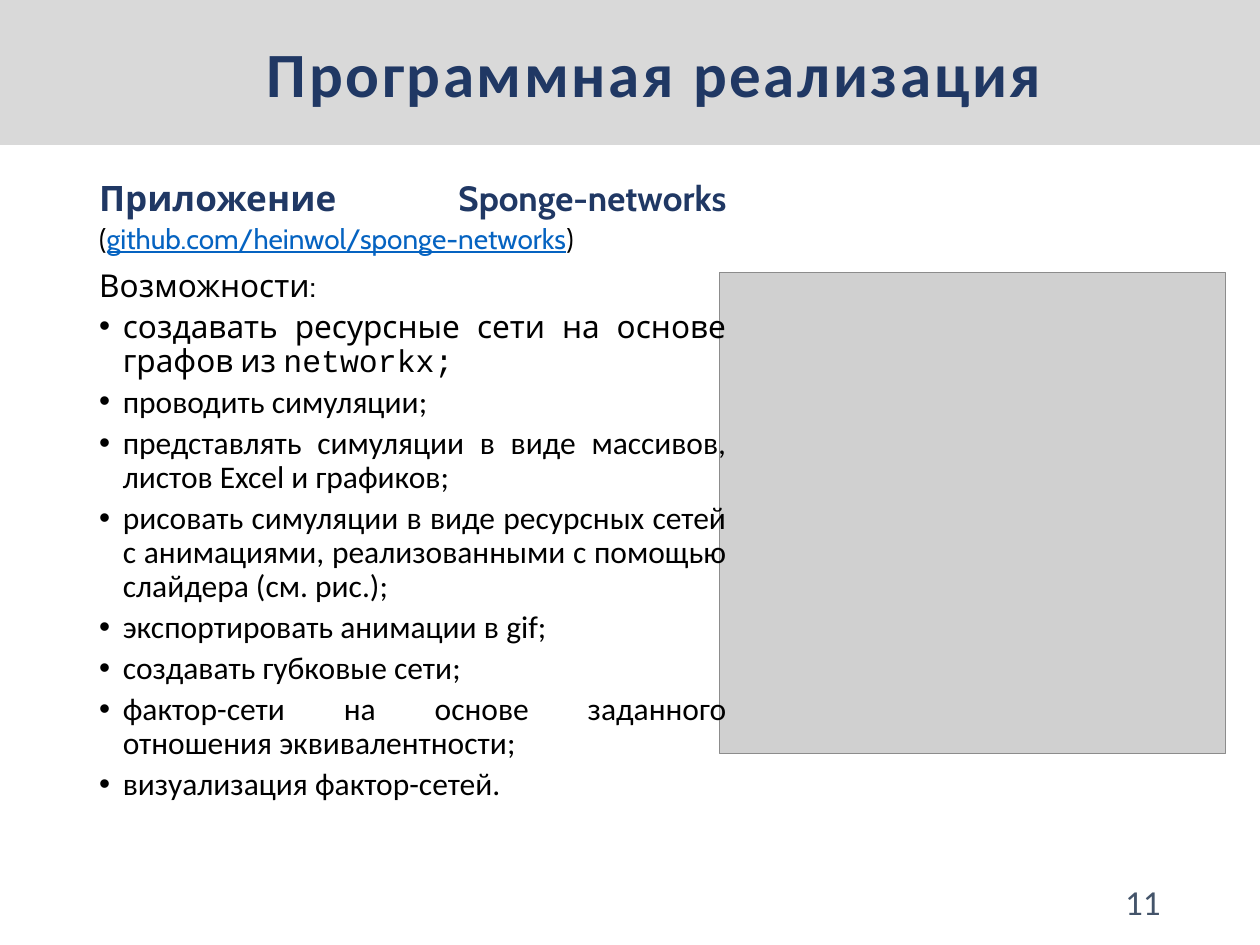
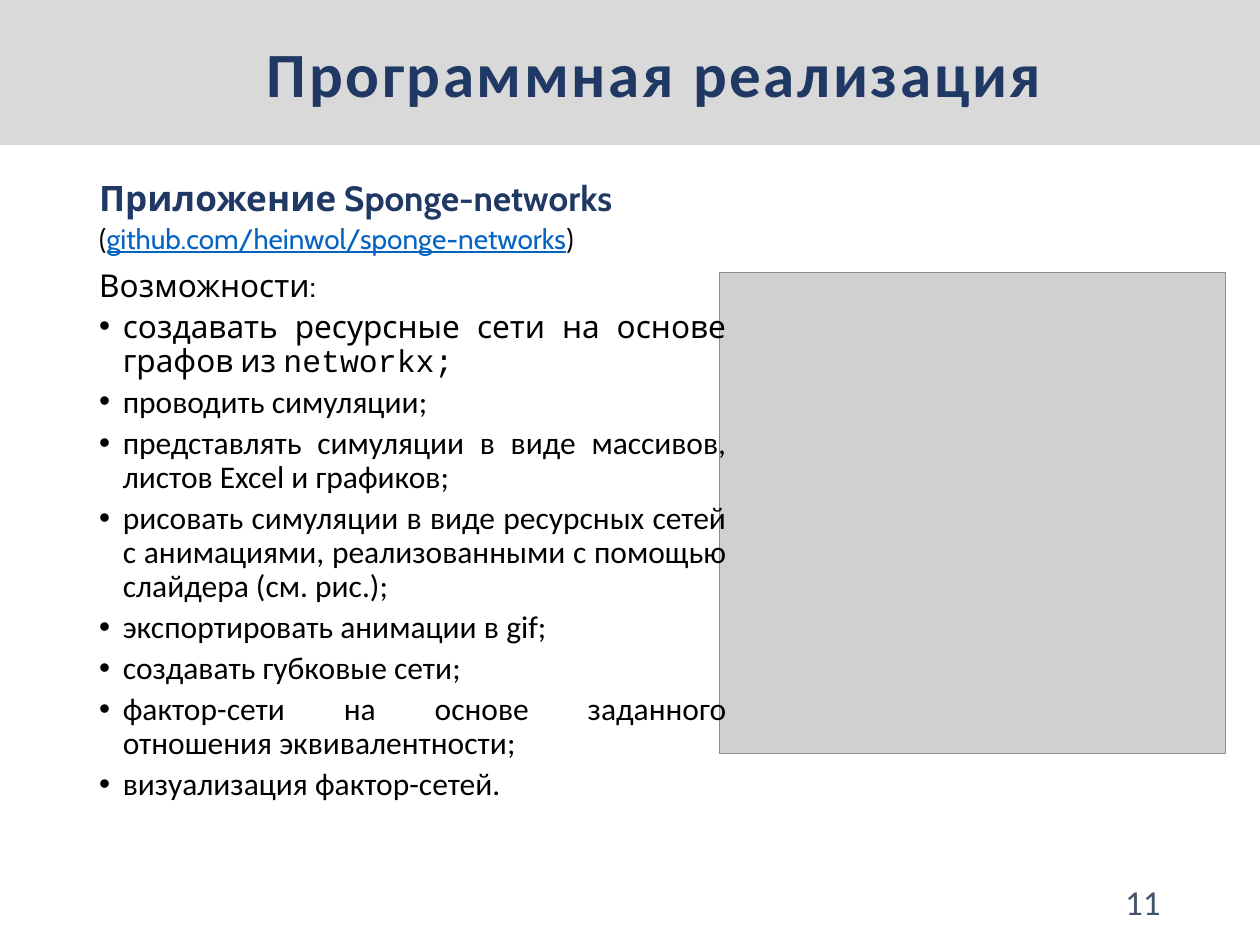
Before and after one commit to heinwol/master-thesis, a slide deck: slide 11 of presentation/Корешков НИР.pptx. Drawn at 1260x945 pixels with LibreOffice and Linux fonts; fonts in the diff are those of the drawing; grey boxes stand for pictures. Boxes give left, top, right and bottom in pixels: in the first picture for what was removed or moved away, otherwise in the second. Text is boxed around its words. In the diff, an @@ line names an element or a change of style, - is before the commit and + after.

```diff
--- a/presentation/Корешков НИР.pptx
+++ b/presentation/Корешков НИР.pptx
@@ text at box(99, 184, 612, 255): alignment justified to left @@
```
Also in this commit, not shown: 4 other slides changed.
